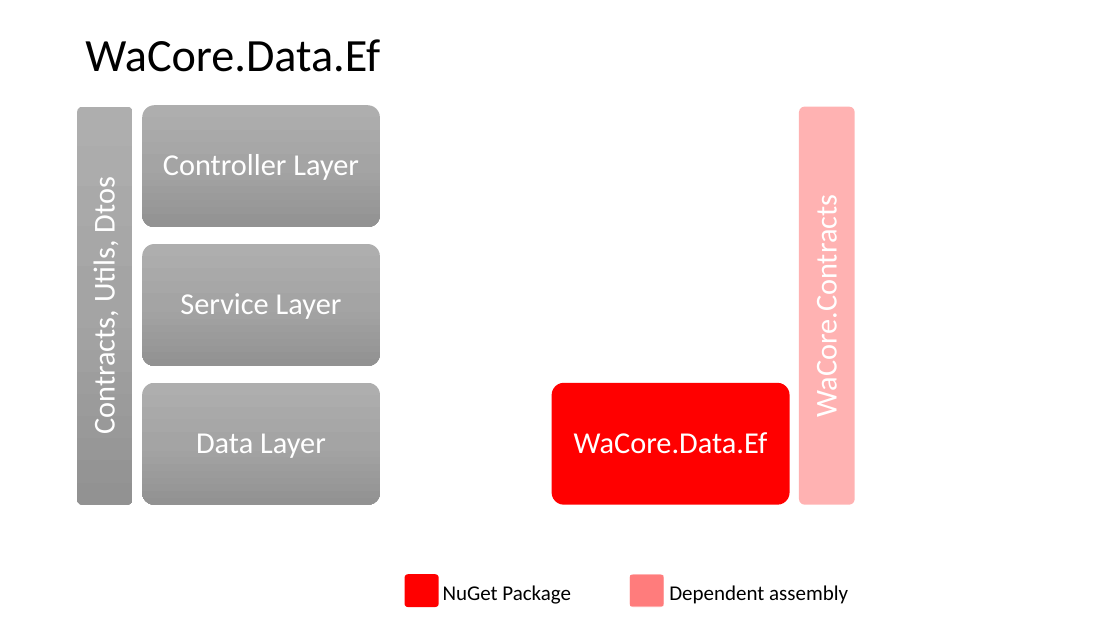
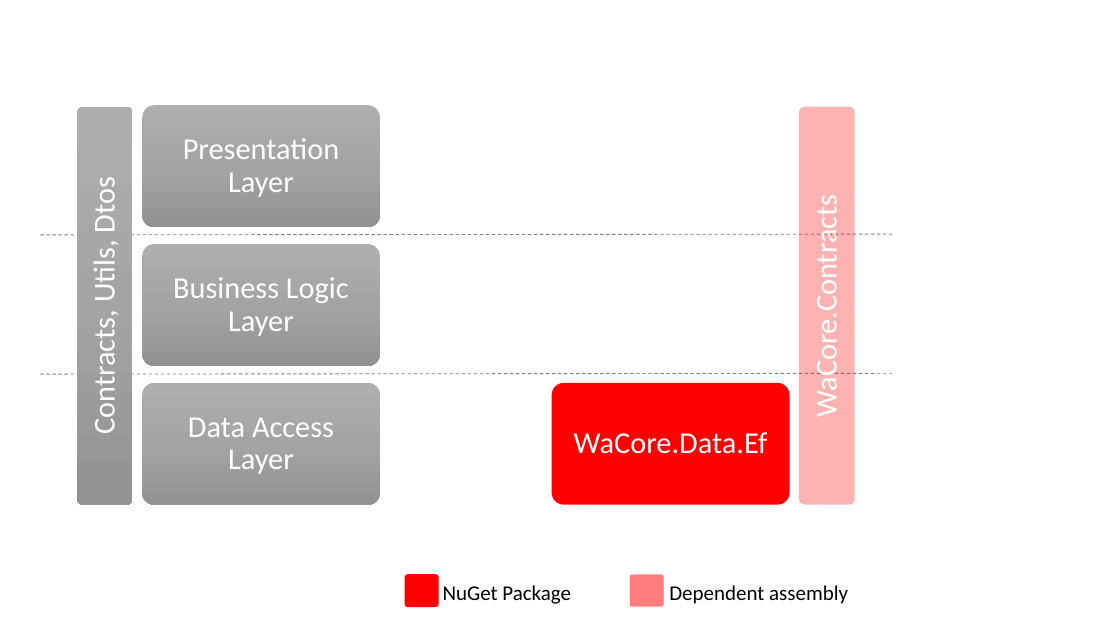
Before and after one commit to HerbertBodner/webapp-core, a slide deck: slide 2 of docs/Layers.pptx. Drawn at 1120x630 pixels with LibreOffice and Linux fonts; fonts in the diff are those of the drawing. Boxes give left, top, right and bottom in pixels: in the first picture for what was removed or moved away, otherwise in the second. Text is boxed around its words. In the diff, an @@ line names an element or a change of style, - is before the commit and + after.

```diff
--- a/docs/Layers.pptx
+++ b/docs/Layers.pptx
@@ title removed at (85,39,380,72) @@
-WaCore.Data.Ef
@@ text at (183,138,339,197): text changed @@
-Controller Layer
+Presentation Layer
@@ line added from (40, 235) to (892, 234), #808080 0.75 pt dashed @@
@@ text at (173,277,349,336): text changed @@
-Service Layer
+Business Logic Layer
@@ line added from (40, 374) to (892, 373), #808080 0.75 pt dashed @@
@@ text at (188,417,334,474): text changed @@
-Data Layer
+Data Access Layer
```
Also in this commit, not shown: 1 other slide changed, 3 other files.
